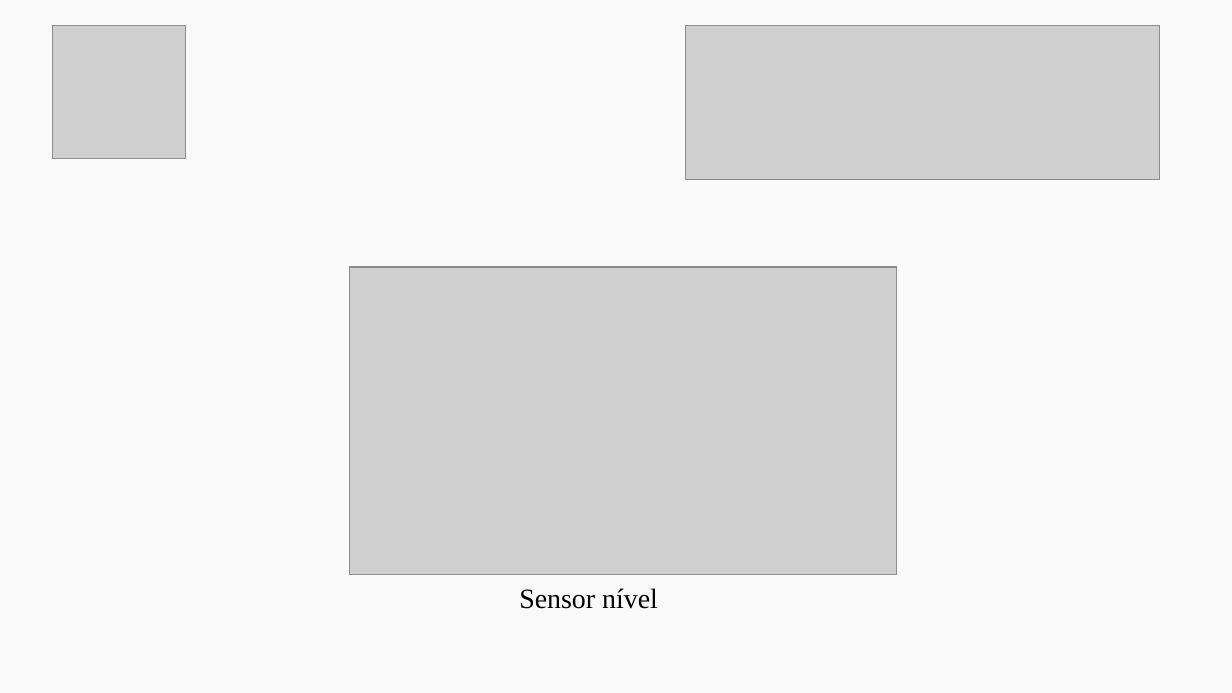
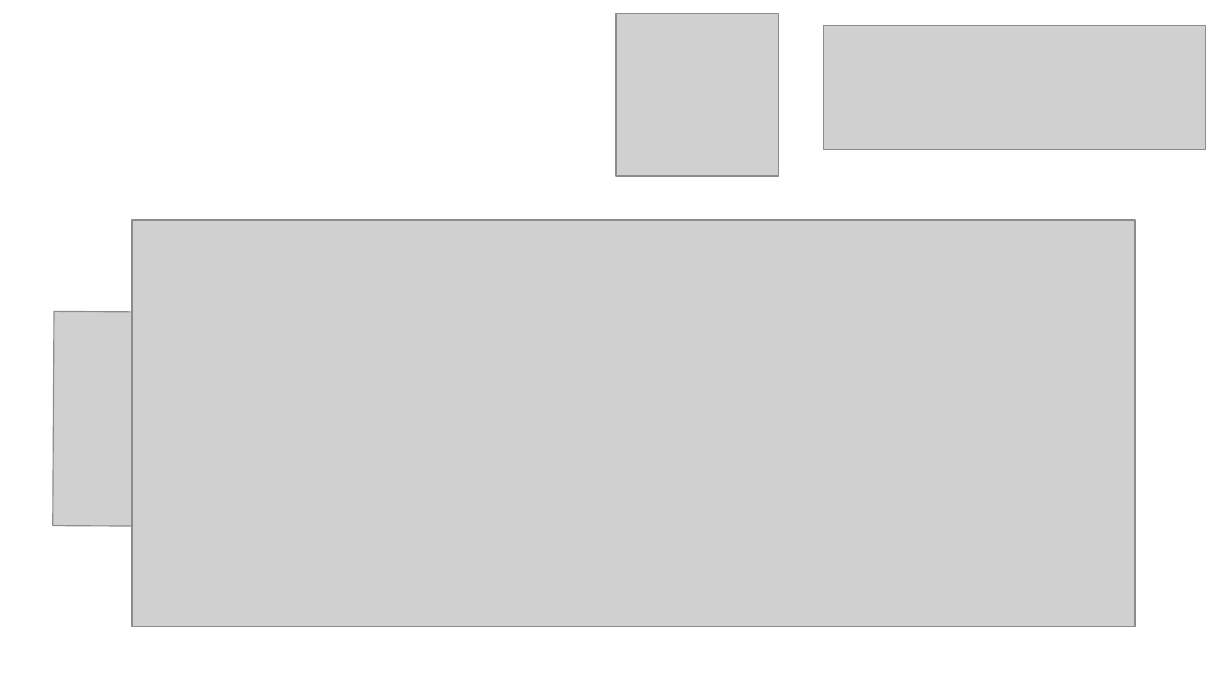
Before and after one commit to CAS-IEEE-UFJF/Meeting, a slide deck: slide 2 of seletivo_2019.1/veson0000.odp (slide 1 before the commit). Drawn at 1232x693 pixels with LibreOffice and Linux fonts; fonts in the diff are those of the drawing; grey boxes stand for pictures. Boxes give left, top, right and bottom in pixels: in the first picture for what was removed or moved away, otherwise in the second. Text is boxed around its words. In the diff, an @@ line names an element or a change of style, - is before the commit and + after.

```diff
--- a/seletivo_2019.1/veson0000.odp
+++ b/seletivo_2019.1/veson0000.odp
@@ background #D0CECE at 10% opacity to #FFFFFF @@
@@ picture: place and size @@
-picture at [53, 26, 186, 159]
+picture at [616, 13, 778, 176]
@@ picture: place and size @@
-picture at [685, 26, 1160, 180]
+picture at [824, 26, 1206, 150]
@@ picture: place and size @@
-picture at [350, 267, 897, 575]
+picture at [132, 220, 1136, 627]
@@ picture added at [53, 312, 435, 529] @@
@@ text removed at [519, 588, 658, 609] @@
-Sensor nível
```
Also in this commit, not shown: 1 other slide changed, 1 slide removed, 13 other files.
